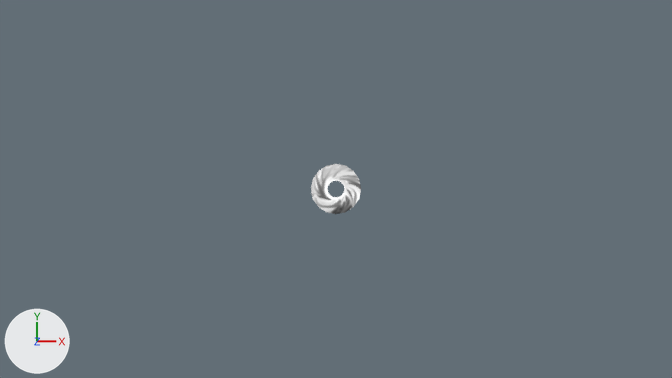
One commit to the Blender file art_sources/blender_files/untitled.blend: the scene before it, then after it.
The view is the same before and after, from the file's camera 'Camera'. Every picture has the same lights, and +X, +Y and +Z are marked at lower left.
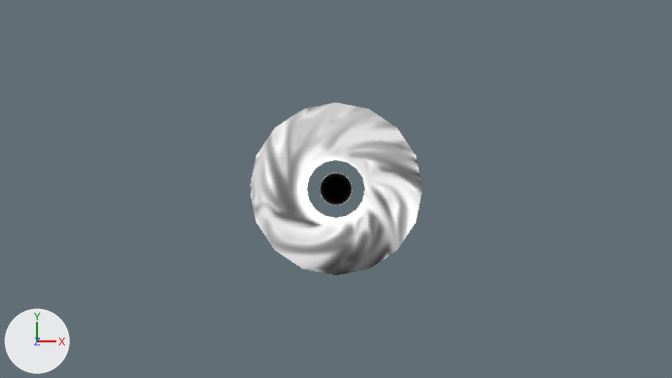
Edits to the scene script, one JSON object a line:
```json
{"op": "add", "block": "mat_material", "code": ["mat_material = bpy.data.materials.new('Material')", "# nodes: AddShader, Fresnel, OutputMaterial, ValToRGB", "# colours: black #000000, white #ffffff"]}
{"op": "add", "block": "me_sphere", "code": ["me_sphere = bpy.data.meshes.new('Sphere')", "me_sphere.from_pydata(...)  # 1986 vertices, 2048 faces; spans x -1.0..1.0, y -1.0..1.0, z -1.0..1.0", "me_sphere.polygons.foreach_set('use_smooth', [True] * 2048)", "me_sphere.materials.append(mat_material)"]}
{"op": "set", "path": "ob_torus.scale", "old": "(1.0, 1.0, 1.0)", "new": "(3.44, 3.44, 3.44)"}
{"op": "add", "block": "ob_sphere", "code": ["ob_sphere = bpy.data.objects.new('Sphere', me_sphere)", "ob_sphere.location = (0.0, 0.0, 0.0)"]}
```

Pixel boxes (x1, y1, x2, y2) of what changed, in the pictures (672 x 378 px):
```json
{"object": "Torus", "change": "rescaled", "before": [311, 164, 361, 214], "after": [250, 103, 422, 275], "on screen": "239% wider, 239% taller"}
{"object": "Sphere", "change": "added", "after": [319, 172, 353, 206]}
```
